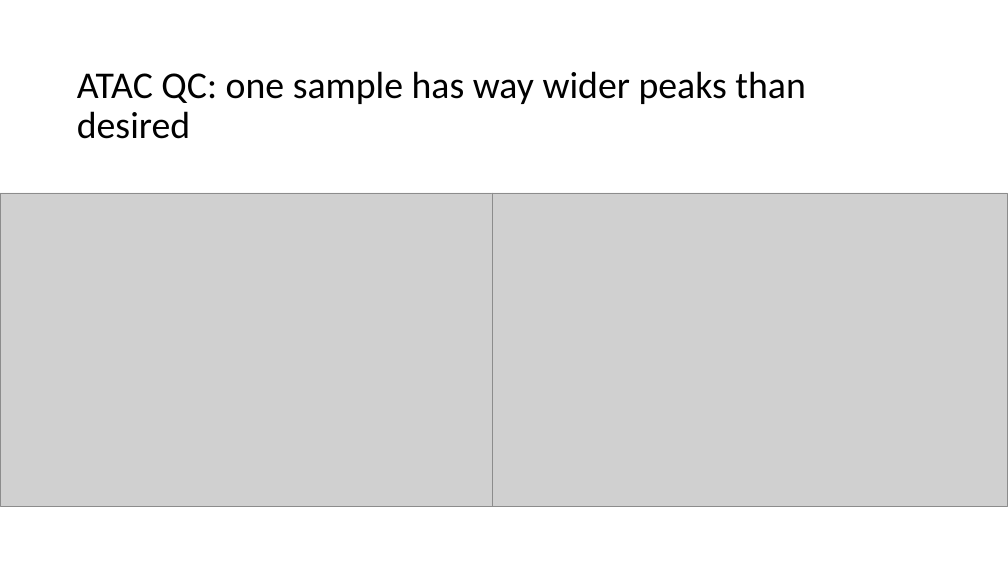
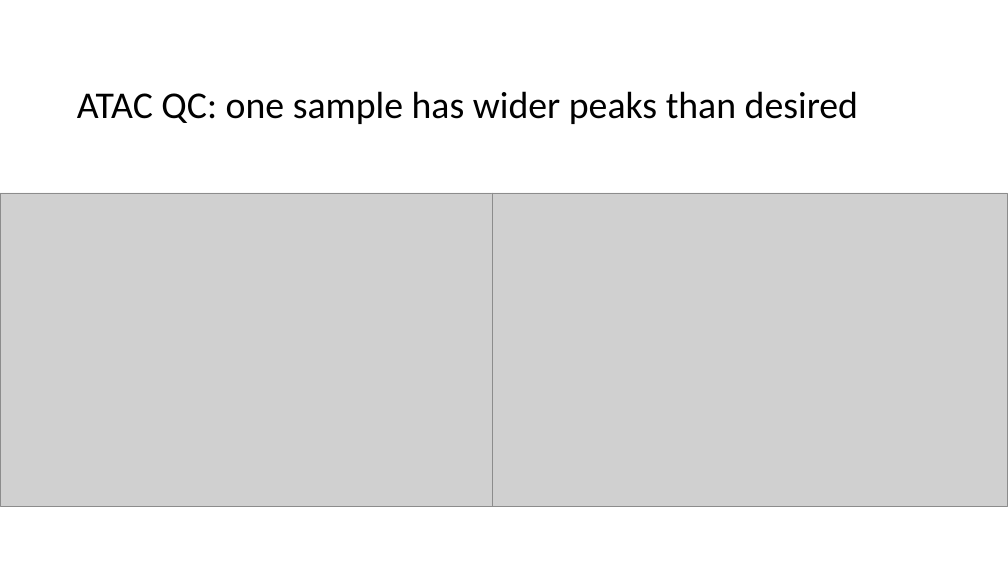
Before and after one commit to tybottorff/bottorffdocs, a slide deck: slide 10 of presentations/weekly_meetings/4_4_24.pptx. Drawn at 1008x567 pixels with LibreOffice and Linux fonts; fonts in the diff are those of the drawing; grey boxes stand for pictures. Boxes give left, top, right and bottom in pixels: in the first picture for what was removed or moved away, otherwise in the second. Text is boxed around its words. In the diff, an @@ line names an element or a change of style, - is before the commit and + after.

```diff
--- a/presentations/weekly_meetings/4_4_24.pptx
+++ b/presentations/weekly_meetings/4_4_24.pptx
@@ title at (77,91,858,124): text changed @@
-ATAC QC: one sample has way wider peaks than desired
+ATAC QC: one sample has wider peaks than desired
```
Also in this commit, not shown: 4 other slides changed.
